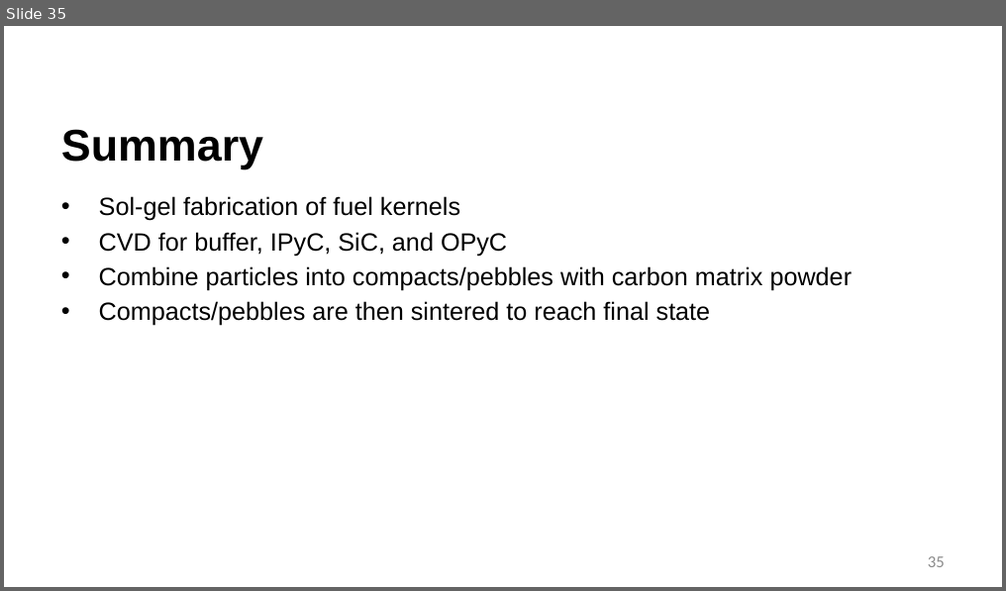
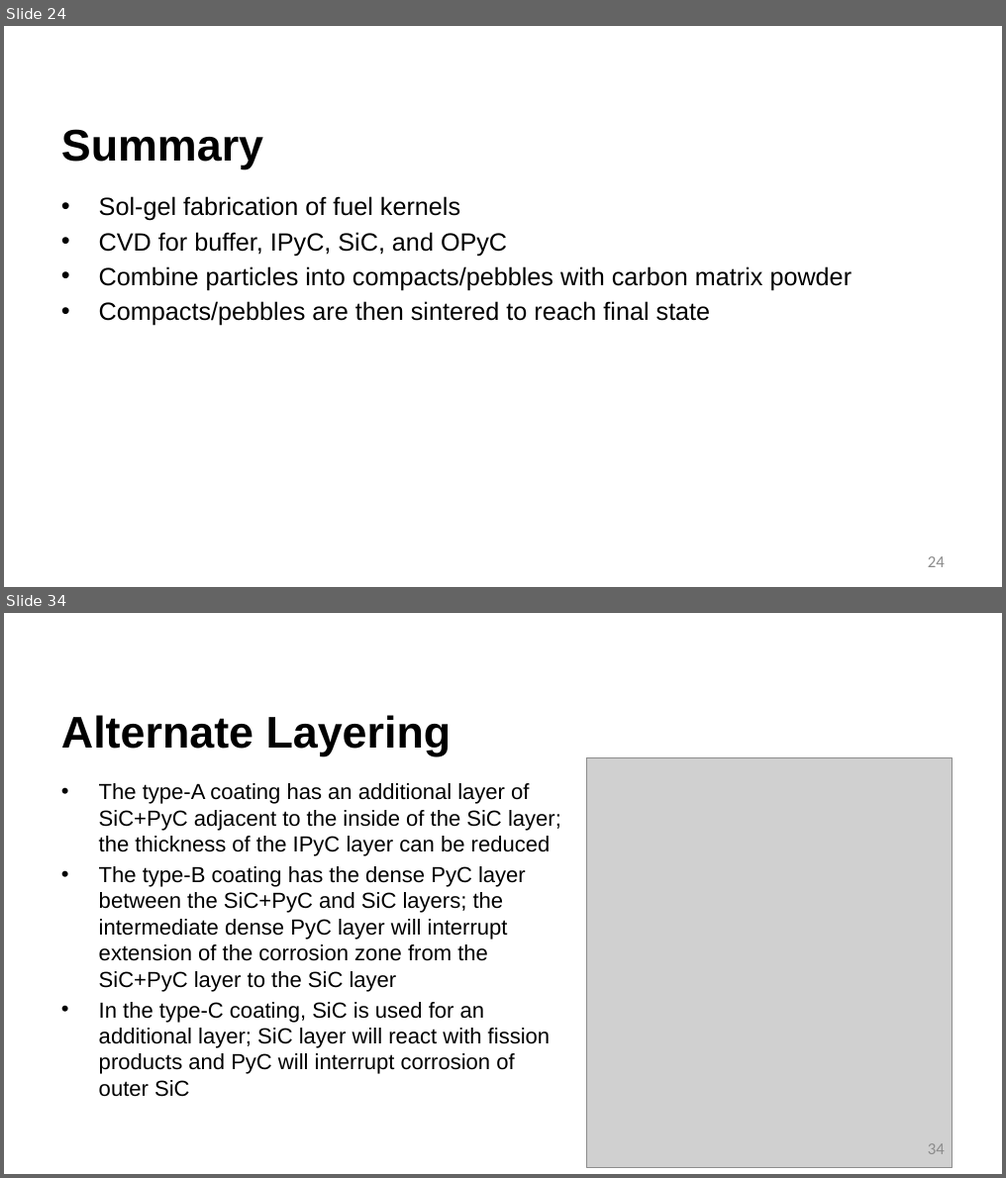
Before and after one commit to benbeeler/TEACHING, a slide deck: Advanced Reactor Materials/Fall2026/Lec6_TRISO.pptx. Shown one above the other, each under a label of ours: slide 35 before the commit, slides 24 and 34 after it; the slides between them are not shown. The pictures are 1006x591 and 1006x1178 pixels, drawn with LibreOffice and Linux fonts; fonts in the diff are those of the drawing; grey boxes stand for pictures; background and template pictures are left out. Boxes give left, top, right and bottom in pixels: in the first picture for what was removed or moved away, otherwise in the second. Text is boxed around its words. In the diff, an @@ line names an element or a change of style, - is before the commit and + after.

```diff
--- a/Advanced Reactor Materials/Fall2026/Lec6_TRISO.pptx
+++ b/Advanced Reactor Materials/Fall2026/Lec6_TRISO.pptx
@@ slide 34 added at (x1=4, y1=613, x2=1002, y2=1174), background #FFFFFF @@
@@ title added at (x1=61, y1=715, x2=451, y2=757), 42.7 pt, text #000000, bold @@
+Alternate Layering
@@ picture added at (x1=587, y1=759, x2=952, y2=1168) @@
@@ text added at (x1=99, y1=783, x2=561, y2=1097), 21 pt, text #000000 @@
+• The type-A coating has an additional layer of SiC+PyC adjacent to the inside of the SiC layer; the thickness of the IPyC layer can be reduced
+• The type-B coating has the dense PyC layer between the SiC+PyC and SiC layers; the intermediate dense PyC layer will interrupt extension of the corrosion zone from the SiC+PyC layer to the SiC layer
+• In the type-C coating, SiC is used for an additional layer; SiC layer will react with fission products and PyC will interrupt corrosion of outer SiC
@@ page number added at (x1=928, y1=1144, x2=944, y2=1155), 16 pt, text #8C8C8C @@
+34
@@ what was slide 35 is now slide 24 @@
@@ page number at (x1=928, y1=557, x2=944, y2=568): text changed @@
-35
+24
```
Also in this commit, not shown: 2 slides changed, 12 other slides added, 11 slides removed, 4 other files.
